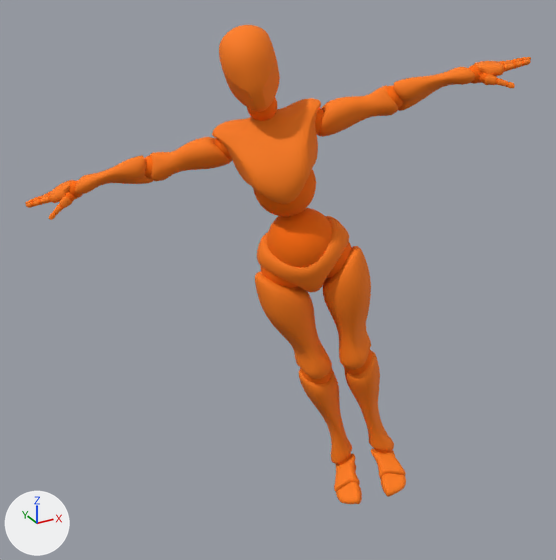
Two versions of the glTF model public/Female_Character.glb, one commit apart.
Camera for both pictures: a camera (50 mm lens) standing at (-1.31, -2.13, 2.08) and looking at (-0.03, 0.2, 0.92). Lighting does not change. The marker at lower left points along +X, +Y and +Z. Where no turn or scale is listed for an object, it has been applied to the vertices. Vertices at the same position are counted once.

The older version as bpy lines, for what is in view:
```python
mat_asdf1_beta_highlimbsgeosg2 = principled_material('asdf1:Beta_HighLimbsGeoSG2')
mat_asdf1_beta_highlimbsgeosg2.base_color = (1.0, 0.198, 0.0)  # orange #ff7b00
mat_asdf1_beta_highlimbsgeosg2.roughness = 0.808
mat_beta_joints_mat = principled_material('Beta_Joints_MAT')
mat_beta_joints_mat.base_color = (1.0, 0.198, 0.0)  # orange #ff7b00
mat_beta_joints_mat.metallic = 0.5
mat_beta_joints_mat.roughness = 0.859
me_beta_joints = bpy.data.meshes.new('Beta_Joints')
me_beta_joints.from_pydata(...)  # 10514 vertices, 20840 faces; spans x -0.82..0.7, y -0.23..0.61, z 0.08..1.73
me_beta_joints.materials.append(mat_beta_joints_mat)  # orange #ff7b00
me_beta_surface = bpy.data.meshes.new('Beta_Surface')
me_beta_surface.from_pydata(...)  # 14232 vertices, 28272 faces; spans x -0.84..0.71, y -0.25..0.61, z 0.07..1.84
me_beta_surface.materials.append(mat_asdf1_beta_highlimbsgeosg2)  # orange #ff7b00
ob_beta_joints = bpy.data.objects.new('Beta_Joints', me_beta_joints)
ob_beta_joints.location = (0.0, 0.0, 0.0)
ob_beta_surface = bpy.data.objects.new('Beta_Surface', me_beta_surface)
ob_beta_surface.location = (0.0, 0.0, 0.0)
```
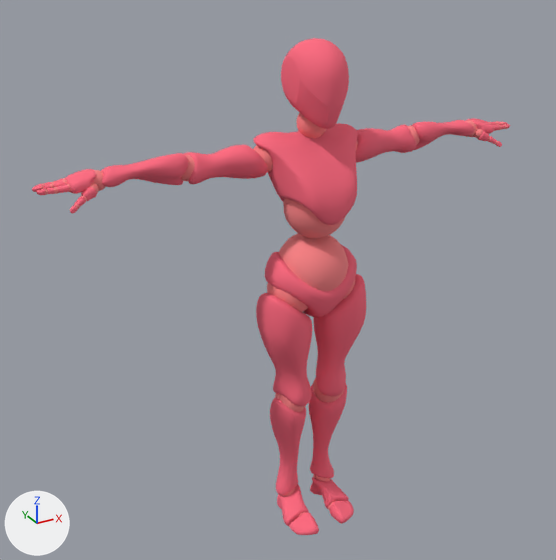
What differs and where, as boxes (x1, y1, x2, y2) in the pictures (556 x 560 px):
'Beta_Surface', recoloured, reshaped (orange to red): before (25, 25, 531, 504); after (32, 38, 510, 535)
'Beta_Joints', recoloured, reshaped: before (31, 58, 525, 484); after (41, 113, 507, 517)

What changed in the scene script:
```text
Change mat_beta_joints_mat:
    mat_beta_joints_mat.base_color: (1.0, 0.198, 0.0) -> (1.0, 0.305, 0.319)  # orange #ff7b00 -> pink #ff9699
Change mat_asdf1_beta_highlimbsgeosg2:
    mat_asdf1_beta_highlimbsgeosg2.base_color: (1.0, 0.198, 0.0) -> (1.0, 0.137, 0.21)  # orange #ff7b00 -> red #ff677e
Change me_beta_joints:
    where me_beta_joints.from_pydata(...)  # 10514 vertices, 20840 faces; spans x -0.82..0.7, y -0.23..0.61, z 0.08..1.73
    used by ob_beta_joints; location = (0.0, 0.0, 0.0)
    me_beta_joints part 1: the whole mesh is multiplied about its middle by the matrix ((0.855, -0.441, 0.273), (0.464, 0.886, -0.021), (-0.233, 0.144, 0.962)), then moved by (-0.1, -0.13, -0.02)
Change me_beta_surface:
    where me_beta_surface.from_pydata(...)  # 14232 vertices, 28272 faces; spans x -0.84..0.71, y -0.25..0.61, z 0.07..1.84
    used by ob_beta_surface; location = (0.0, 0.0, 0.0)
    me_beta_surface part 2: the whole mesh is multiplied about its middle by the matrix ((0.855, -0.441, 0.273), (0.464, 0.886, -0.021), (-0.233, 0.144, 0.962)), then moved by (-0.08, -0.13, -0.02)
```
